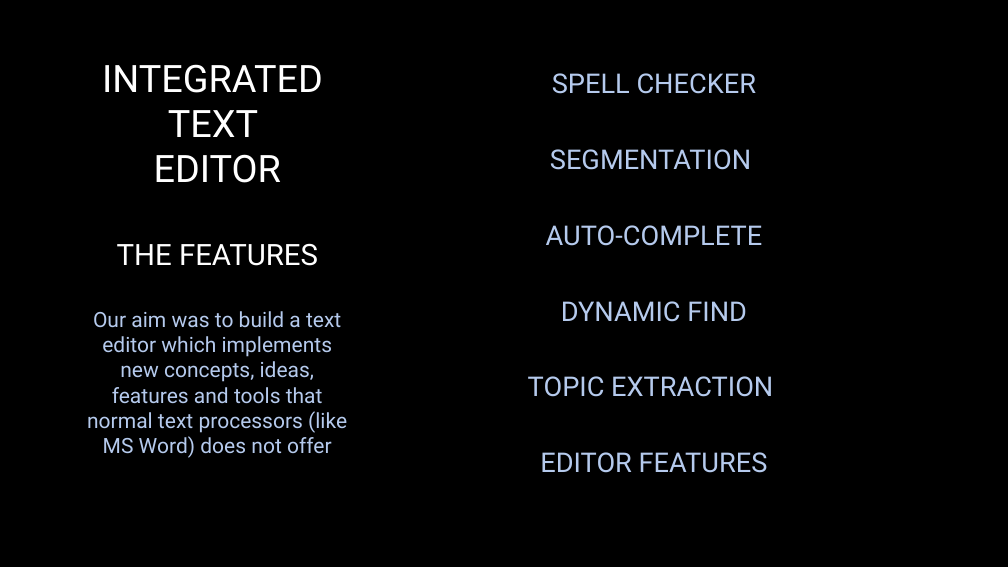
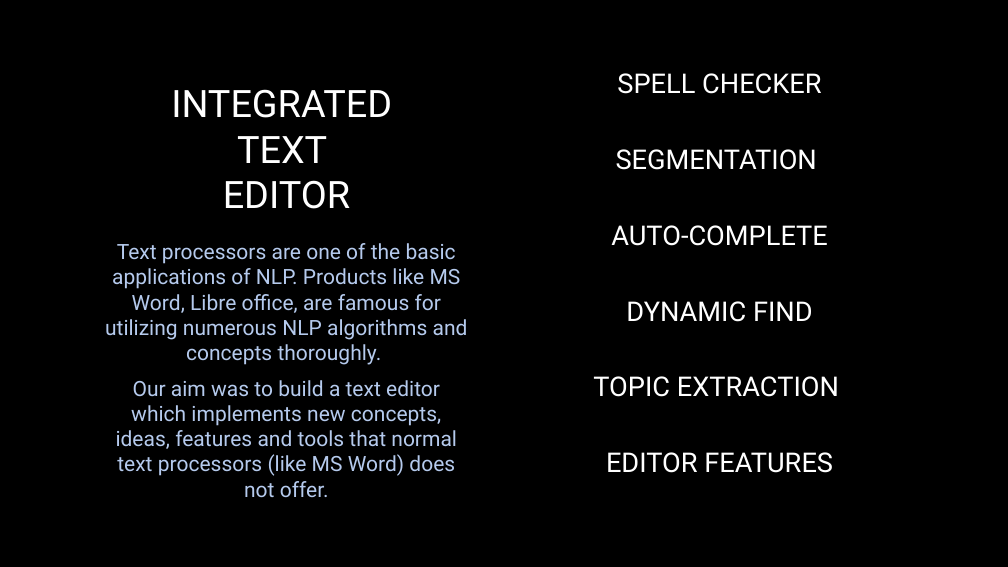
Before and after one commit to Tushar-Naik/NLP, a slide deck: slide 4 of Integrated Text Editor New.pptx. Drawn at 1008x567 pixels with LibreOffice and Linux fonts; fonts in the diff are those of the drawing; background and template pictures are left out. Boxes give left, top, right and bottom in pixels: in the first picture for what was removed or moved away, otherwise in the second. Text is boxed around its words. In the diff, an @@ line names an element or a change of style, - is before the commit and + after.

```diff
--- a/Integrated Text Editor New.pptx
+++ b/Integrated Text Editor New.pptx
@@ title at bbox=[171, 89, 392, 209]: text changed @@
-INTEGRATED
-TEXT
-EDITOR
-THE FEATURES
+INTEGRATED
+TEXT
+EDITOR
@@ text "SPELL CHECKER": place and size @@
-text "SPELL CHECKER" at bbox=[528, 73, 773, 473]
+text "SPELL CHECKER" at bbox=[593, 73, 839, 473]
@@ text "SPELL CHECKER" at bbox=[593, 73, 839, 473]: text colour #B5CAED to #FFFFFF @@
@@ text at bbox=[105, 243, 468, 498]: text changed @@
-Our aim was to build a text editor which implements new concepts, ideas, features and tools that normal text processors (like MS Word) does not offer
+Text processors are one of the basic applications of NLP. Products like MS Word, Libre office, are famous for utilizing numerous NLP algorithms and concepts thoroughly.
+Our aim was to build a text editor which implements new concepts, ideas, features and tools that normal text processors (like MS Word) does not offer.
```
Also in this commit, not shown: 2 other slides changed, 2 slides added, 2 slides removed, 1 other file.
